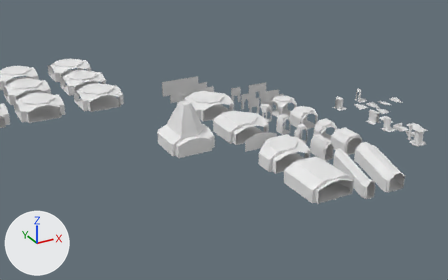
The Blender file scenes/components.blend: old version first, new version second.
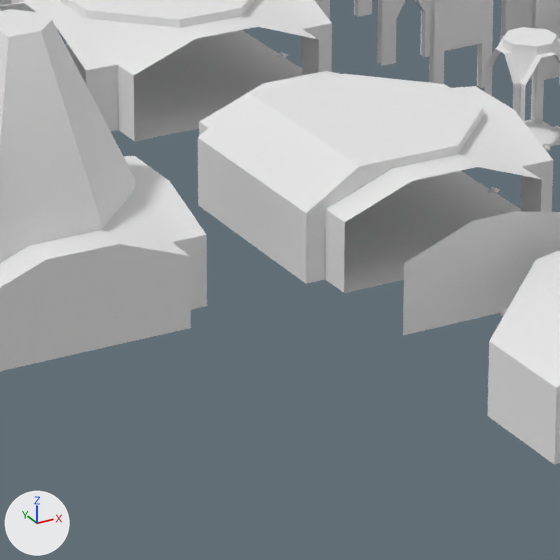
There are two pictures of each version: one from a 50 mm camera at (-156.6, -171.6, 90.7) aimed at (-69.6, -13.5, 11.6), one close up on the part from 41% to 60% of the width and 36% to 67% of the height. Lighting does not change. The marker at lower left points along +X, +Y and +Z.

Names of what the first close-up shows: 'corridor_4way_narrow_01', 'corridor_doorway_narrow_01', 'corridor_doorway_narrow_02', 'corridor_doorway_wide_01', 'corridor_doorway_wide_02', 'end.001', 'room_2way_extrawide_01', 'room_3way_extrawide_01', 'room_4way_extrawide_01', 'room_wall_extrawide_01'.
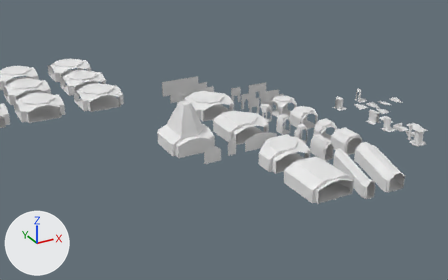
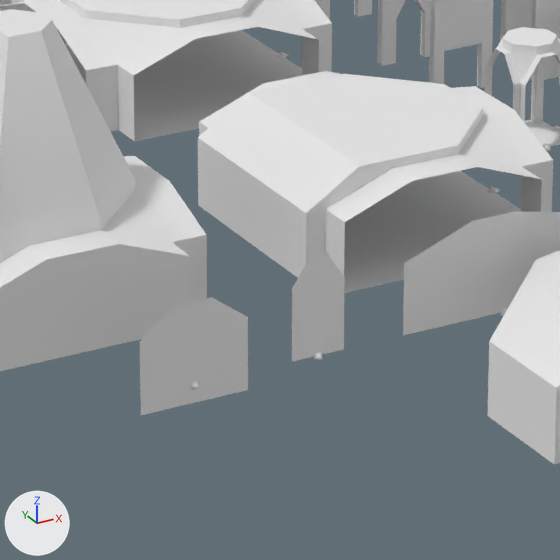
Commit message: It stopped reading components file

Location of each change, (x1, y1, x2, y2) in pixels of the close-ups (560 x 560 px):
'wall_wide', added: after (140, 297, 248, 415)
'wall_narrow', added: after (292, 253, 345, 361)
'<bigflat.003', added: after (314, 352, 322, 360)
'<bigflat.004', added: after (191, 381, 199, 389)

Edits to the bpy script that builds the scene:
```text
Add me_cube_021:
    me_cube_021.from_pydata([(-1.5, -2.0, 4.0), (1.5, -2.0, 0.0), (-1.5, -2.0, 2.8), (-0.5, -2.0, 5.5), (0.5, -2.0, 5.5), (1.5, -2.0, 4.0), (-1.5, -2.0, 0.0), (0.0, -2.0, 0.0), (0.0, -2.0, 5.5)], [], [(0, 3, 8, 4, 5, 1, 7, 6, 2)])
    me_cube_021.polygons.foreach_set('use_smooth', [True] * 1)
    me_cube_021.materials.append(mat_material_001)  # white #e7e7e7
Add me_cube_022:
    me_cube_022.from_pydata([(-3.0, -4.0, 4.0), (-3.0, -4.0, 2.8), (-1.0, -4.0, 5.5), (1.0, -4.0, 5.5), (3.0, -4.0, 4.0), (-3.0, -4.0, 0.0), (3.0, -4.0, 0.0), (0.0, -4.0, 0.0)], [], [(0, 2, 3, 4, 6, 7, 5, 1)])
    me_cube_022.polygons.foreach_set('use_smooth', [True] * 1)
    me_cube_022.materials.append(mat_material_001)  # white #e7e7e7
Add ob_bigflat_003:
    ob_bigflat_003 = bpy.data.objects.new('<bigflat.003', me_cone_066.copy())  # the mesh of ob_bigflat_056_1
    ob_bigflat_003.parent = ob_wall_narrow
    ob_bigflat_003.matrix_parent_inverse = Matrix(((1.0, 0.0, 0.0, 67.0), (0.0, 1.0, 0.0, 12.0), (0.0, 0.0, 1.0, -6.0), (0.0, 0.0, 0.0, 1.0)))
    ob_bigflat_003.location = (-67.0, -14.0, 6.0)
    ob_bigflat_003.rotation_euler = (0.0, 0.0, -3.142)  # degrees (0, 0, -180)
Add ob_wall_narrow:
    ob_wall_narrow = bpy.data.objects.new('wall_narrow', me_cube_021)
    ob_wall_narrow.location = (-67.0, -12.0, 6.0)
Add ob_bigflat_004:
    ob_bigflat_004 = bpy.data.objects.new('<bigflat.004', me_cone_066.copy())  # the mesh of ob_bigflat_056_1
    ob_bigflat_004.parent = ob_wall_wide
    ob_bigflat_004.matrix_parent_inverse = Matrix(((1.0, 0.0, 0.0, 74.0), (0.0, 1.0, 0.0, 10.0), (0.0, 0.0, 1.0, -5.0), (0.0, 0.0, 0.0, 1.0)))
    ob_bigflat_004.location = (-74.0, -14.0, 6.0)
    ob_bigflat_004.rotation_euler = (0.0, 0.0, -3.142)  # degrees (0, 0, -180)
Add ob_wall_wide:
    ob_wall_wide = bpy.data.objects.new('wall_wide', me_cube_022)
    ob_wall_wide.location = (-74.0, -10.0, 5.0)
```
